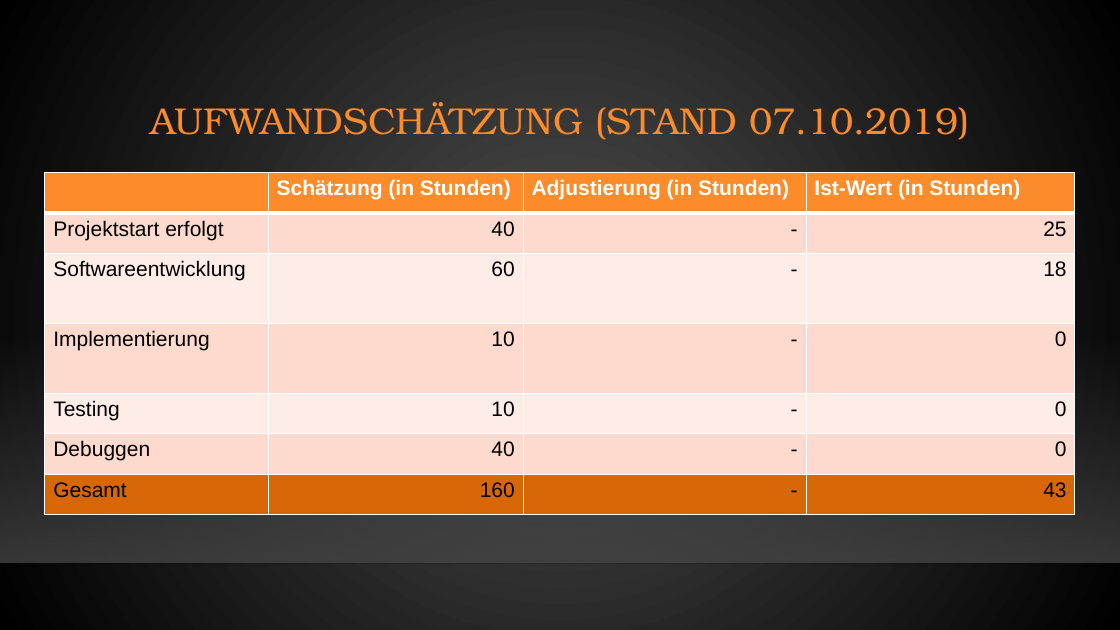
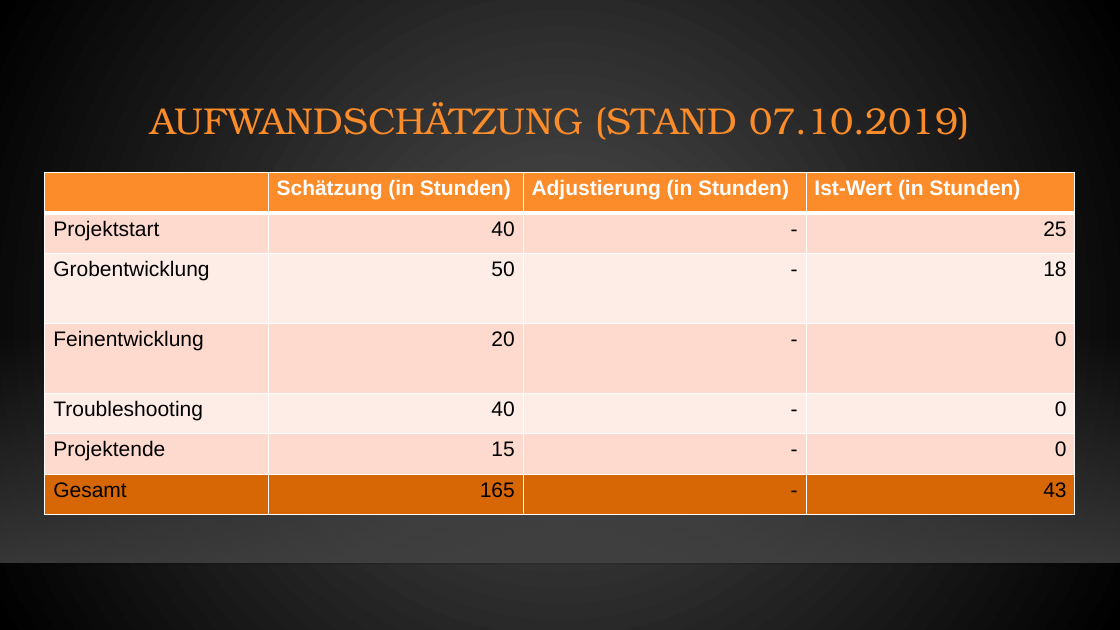
Before and after one commit to Local-Admin-BurgerKing/project-management, a slide deck: slide 8 of 08_Präsentation/Projekt Präsentation(07.10.2019).pptx. Drawn at 1120x630 pixels with LibreOffice and Linux fonts; fonts in the diff are those of the drawing; background and template pictures are left out. Boxes give left, top, right and bottom in pixels: in the first picture for what was removed or moved away, otherwise in the second. Text is boxed around its words. In the diff, an @@ line names an element or a change of style, - is before the commit and + after.

Commit message:
Changed values in "Präsentation" and "Projekthandbuch"
Changed costs in "Präsentation" and changed
and some values in "Proojekthandbuch"

```diff
--- a/08_Präsentation/Projekt Präsentation(07.10.2019).pptx
+++ b/08_Präsentation/Projekt Präsentation(07.10.2019).pptx
@@ table at (45, 172, 1076, 514) @@
-row 2, column 1: Projektstart erfolgt
+row 2, column 1: Projektstart
-row 3, column 1: Softwareentwicklung
+row 3, column 1: Grobentwicklung
-row 3, column 2: 60
+row 3, column 2: 50
-row 4, column 1: Implementierung
+row 4, column 1: Feinentwicklung
-row 4, column 2: 10
+row 4, column 2: 20
-row 5, column 1: Testing
+row 5, column 1: Troubleshooting
-row 5, column 2: 10
+row 5, column 2: 40
-row 6, column 1: Debuggen
+row 6, column 1: Projektende
-row 6, column 2: 40
+row 6, column 2: 15
-row 7, column 2: 160
+row 7, column 2: 165
```
Also in this commit, not shown: 1 other file.
